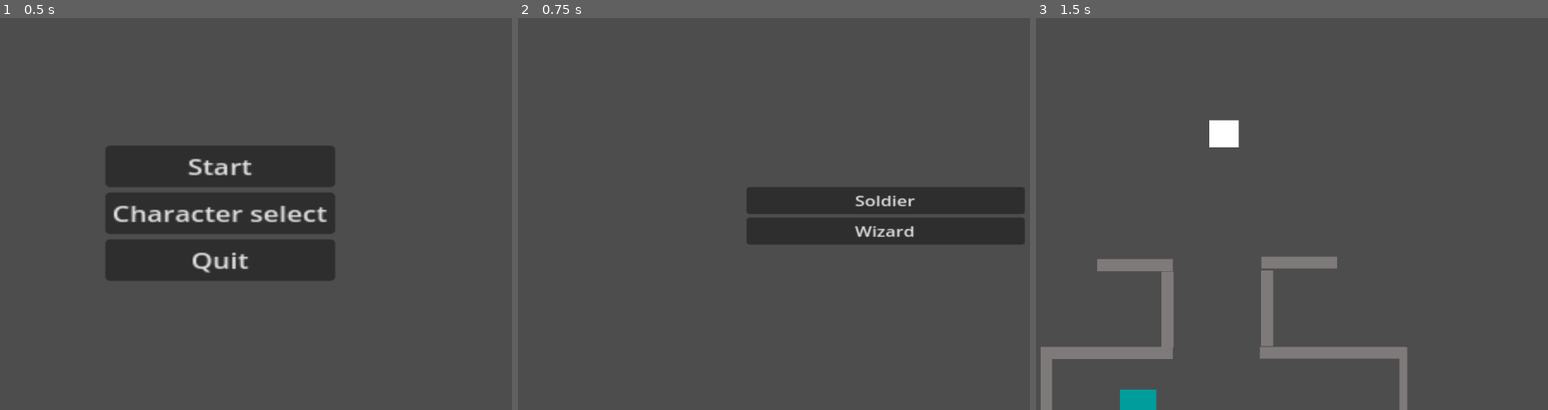
Above: before the commit, frames 1-3 (left to right).
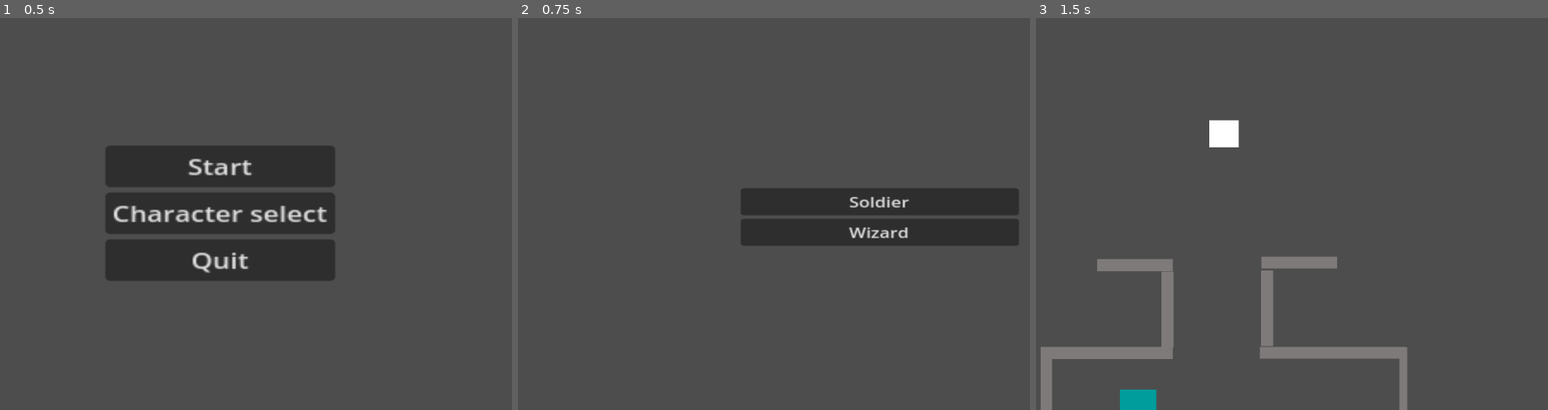
Above: after the commit, the same moments.

Repository: Thedabbit/Rpg-Project-2
Game: Godot game, scene res://Menu.tscn
The game is run twice, just before and just after one commit, with the same random seed, the same clock (stepped at 60 frames per second) and the same inputs.
Inputs:
- Up to frame 1 (0.5 s): no input
- Up to frame 2 (0.75 s): click "Character select" at 0.5 s
- Up to frame 3 (1.5 s): click "Soldier" at 1.25 s

Frame 1 is identical in both runs. In frame 2, 1.2% of the frame differs, in the area x 43-99%, y 43-58%; in frame 3, nothing differs.

Commit message:
edited menu

Diff:
--- a/character_select_menu.tscn
+++ b/character_select_menu.tscn
@@ -7,6 +7,10 @@
 anchors_preset = 15
 anchor_right = 1.0
 anchor_bottom = 1.0
+offset_left = -24.0
+offset_top = 5.0
+offset_right = -24.0
+offset_bottom = 5.0
 grow_horizontal = 2
 grow_vertical = 2
 script = ExtResource("1_qqage")
